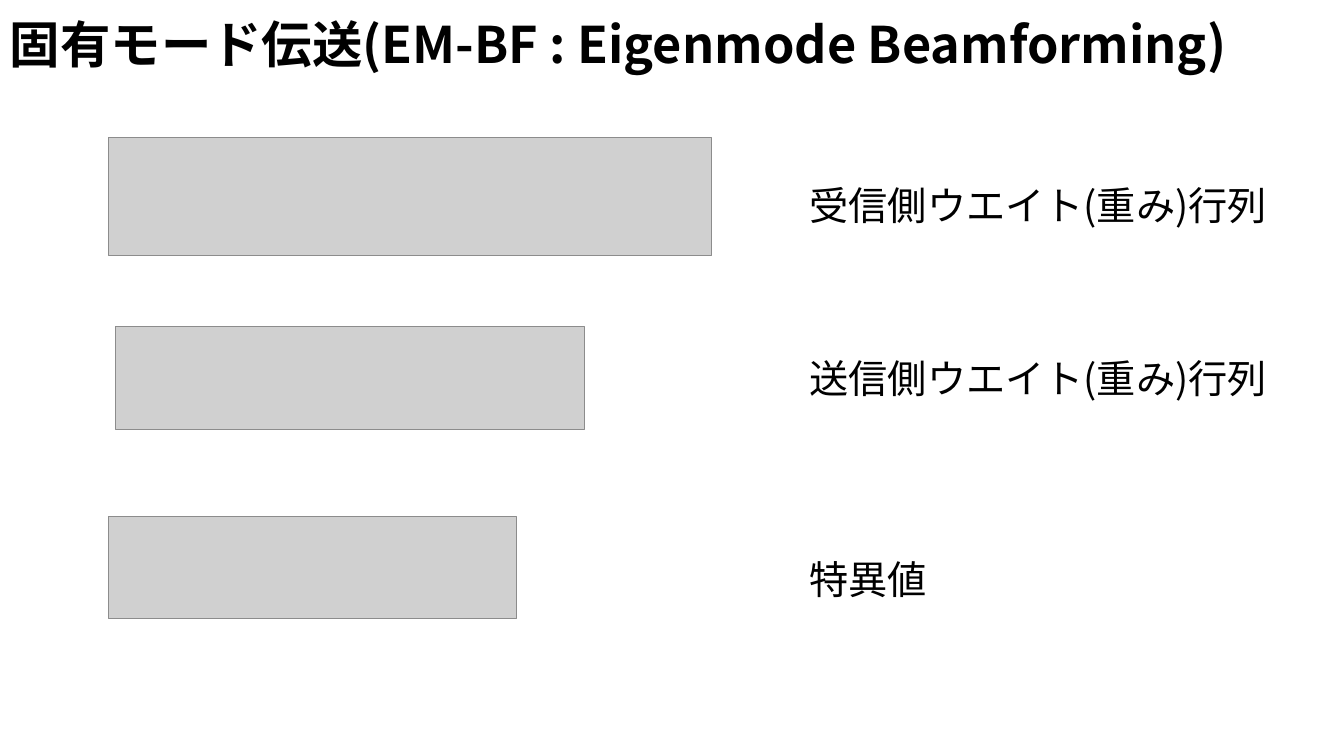
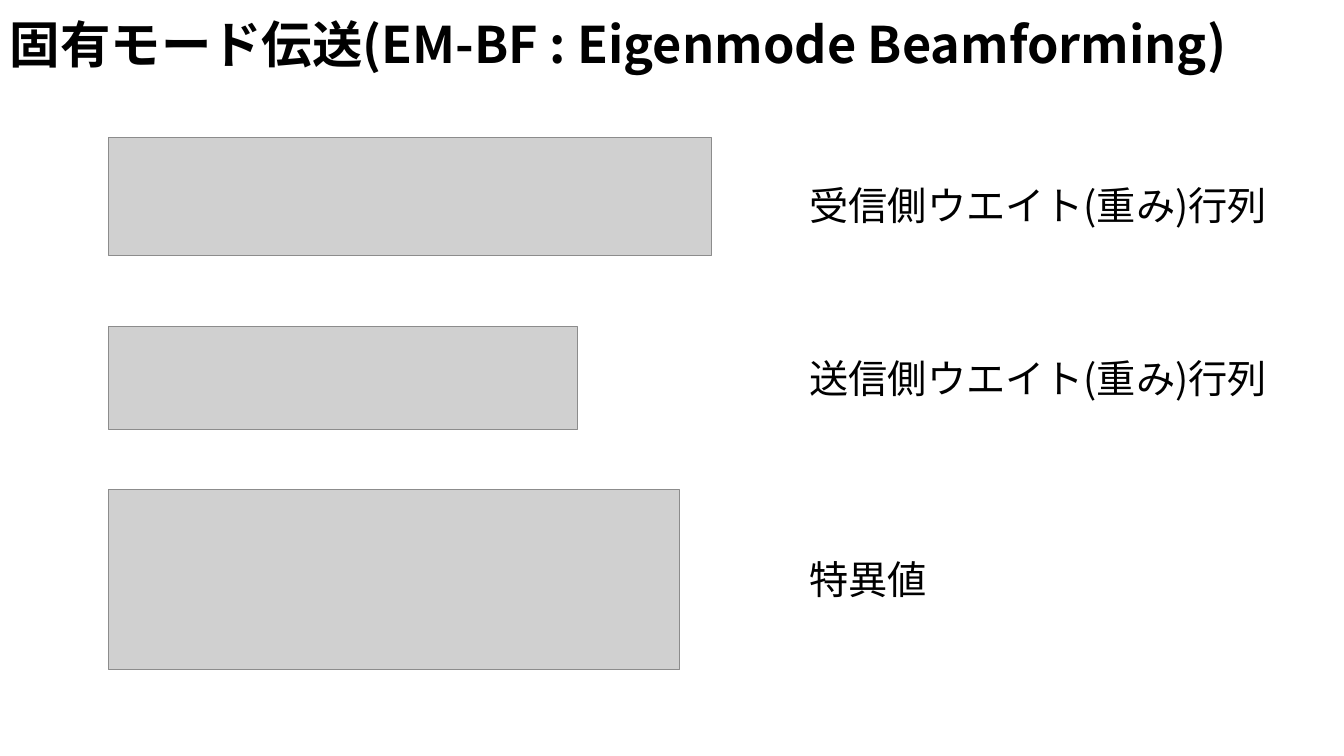
Before and after one commit to ryoww/seminar, a slide deck: slide 12 of MIMO/MU-MIMO.pptx (slide 5 before the commit). Drawn at 1344x756 pixels with LibreOffice and Linux fonts; fonts in the diff are those of the drawing; grey boxes stand for pictures. Boxes give left, top, right and bottom in pixels: in the first picture for what was removed or moved away, otherwise in the second. Text is boxed around its words. In the diff, an @@ line names an element or a change of style, - is before the commit and + after.

```diff
--- a/MIMO/MU-MIMO.pptx
+++ b/MIMO/MU-MIMO.pptx
@@ picture: place and size @@
-picture at bbox=[116, 327, 585, 430]
+picture at bbox=[109, 327, 578, 430]
@@ picture added at bbox=[109, 490, 681, 669] @@
@@ picture removed at bbox=[109, 517, 517, 619] @@
```
Also in this commit, not shown: 8 other slides changed, 7 slides added, 1 slide removed, 26 other files.
